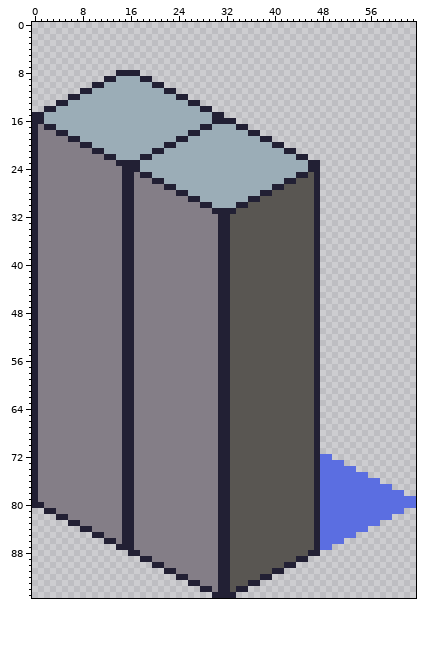
Two versions of one sprite sheet, assets/temp_tiles/Sewers_wall96_6.png. That is the earlier state.
The file is 64x96 pixels.
Once edited:
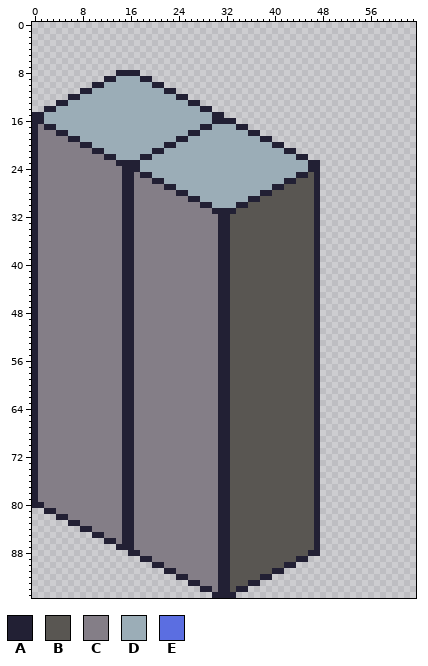
Palette (. is transparent): A #222034  B #595652  C #847e87  D #9badb7  E #5b6ee1
Changes in this commit:
@@ x 46..63 @@
 71 BA................
-72 BAEE..............
-73 BAEEEE............
-74 BAEEEEEE..........
-75 BAEEEEEEEE........
-76 BAEEEEEEEEEE......
-77 BAEEEEEEEEEEEE....
-78 BAEEEEEEEEEEEEEE..
-79 BAEEEEEEEEEEEEEEEE
-80 BAEEEEEEEEEEEEEEEE
-81 BAEEEEEEEEEEEEEE..
-82 BAEEEEEEEEEEEE....
-83 BAEEEEEEEEEE......
-84 BAEEEEEEEE........
-85 BAEEEEEE..........
-86 BAEEEE............
-87 BAEE..............
+72 BA................
+73 BA................
+74 BA................
+75 BA................
+76 BA................
+77 BA................
+78 BA................
+79 BA................
+80 BA................
+81 BA................
+82 BA................
+83 BA................
+84 BA................
+85 BA................
+86 BA................
+87 BA................
 88 AA................
Boxes around the changes in both pictures, in picture pixels (x1, y1, x2, y2):
erased: (320, 454, 416, 550)
